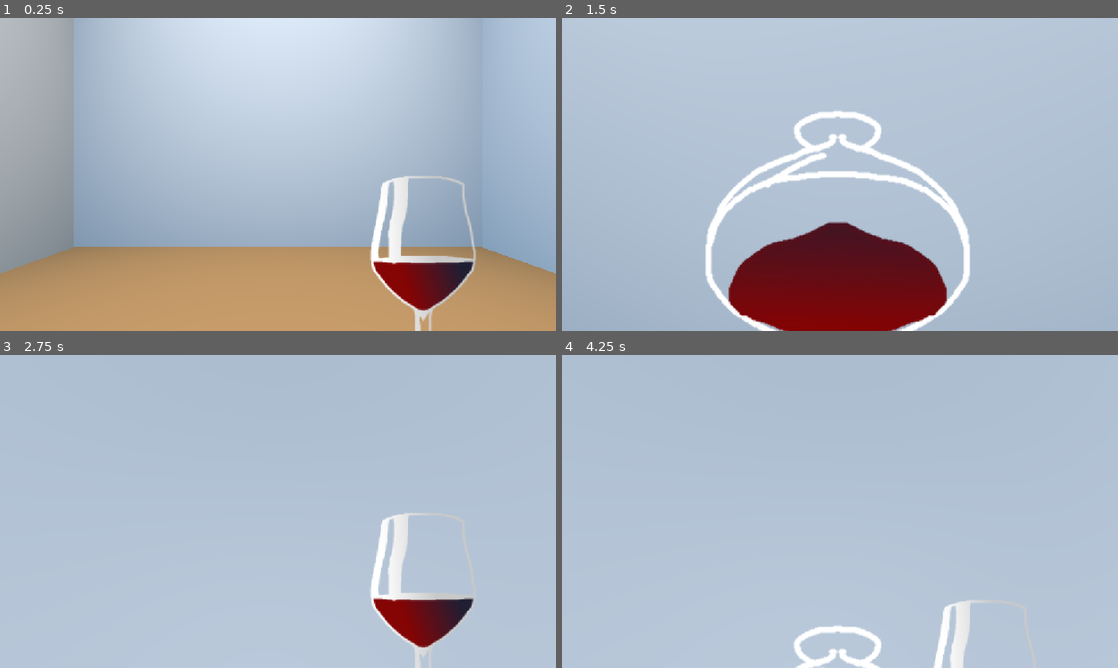
Above: before the commit, frames 1-4 (two rows, left to right).
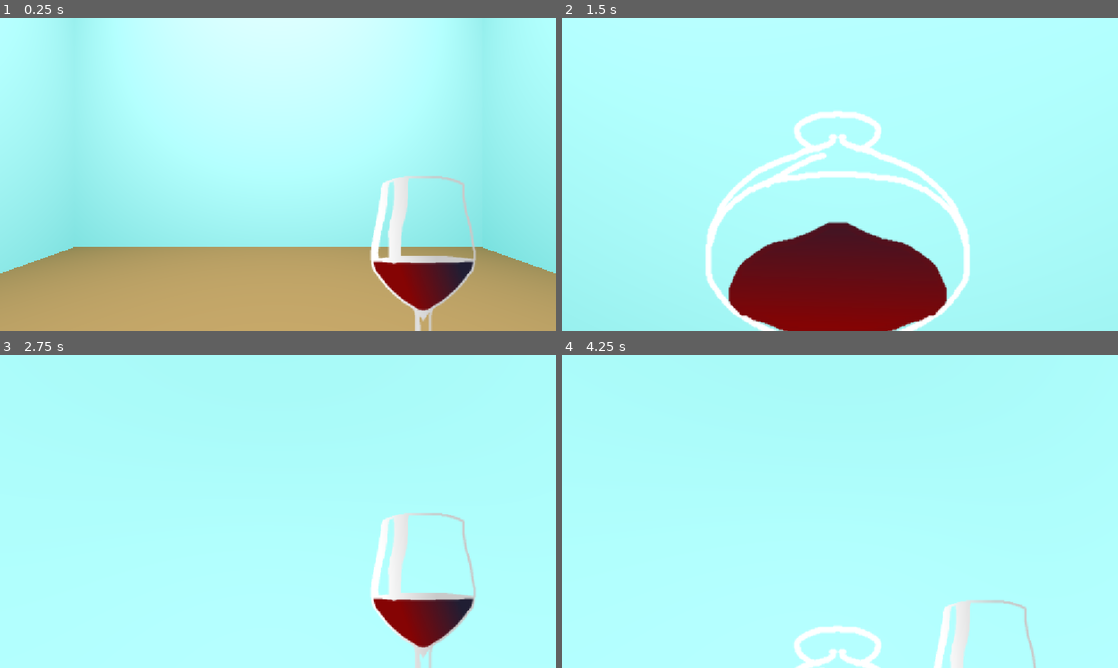
Above: after the commit, the same moments.

Repository: Morogox/Fall2026-HackNC
Game: Godot game, scene res://gallery.tscn
Same seed, same stepped clock (60 frames per second), same inputs: the game is played once before the commit and once after it.
Inputs (mouse positions are in pixels of both pictures, inside the frame that each line leads up to):
- Up to frame 1 (0.25 s): no input
- Up to frame 2 (1.5 s): tap Enter (ui_accept) at 0.5, 0.77 s; move the mouse to (867, 174) at 0.52 s; hold Up (ui_up) from 0.53 s (still down); move the mouse to (812, 174) at 1.27 s
- Up to frame 3 (2.75 s): keep holding Up (ui_up); tap Enter (ui_accept) at 1.52 s; move the mouse to (289, 505) at 2.02 s
- Up to frame 4 (4.25 s): keep holding Up (ui_up); tap Enter (ui_accept) at 2.75, 3.02, 3.5, 3.77 s; move the mouse to (834, 517) at 2.77 s; move the mouse to (878, 514) at 3.52 s

The runs differ from the first frame. In frame 1, 73% of the frame differs, in the area x 0-100%, y 0-82%; in frame 2, 86%; in frame 3, 96%; in frame 4, 98%, in the area x 0-100%, y 0-100%.

Commit message:
feat: adjusted generation and added sky shader

Diff:
--- a/Handlers/floor_plan_generator.gd
+++ b/Handlers/floor_plan_generator.gd
@@ -22,7 +22,7 @@
 
 
 func _ready() -> void:
-	paintings = ImageUtils.total_images
+	paintings = ImageUtils.get_total_slots()
 	generate(paintings)
 
 func generate(painting_count: int) -> void:
--- a/Handlers/paint_hanger.gd
+++ b/Handlers/paint_hanger.gd
@@ -1,43 +1,141 @@
 extends Node3D
 
+enum Slot { IMAGE, PROP, BLANK }
+
 @export var gallery_builder: Node3D
-@export var painting_scenes: Array[PackedScene] = []
-# Stored in order: [0] = square, [1] = portrait, [2] = landscape
+@export var painting_scenes: Array[PackedScene] = []  # [0] square, [1] portrait, [2] landscape
+@export var prop_scenes: Array[PackedScene] = [] # leave empty for no props
+@export var min_same_prop_distance: float = 6.0
+@export var order_slots_by_path: bool = true
+
+var _prop_bag: ShuffleBag
+var _placed_props: Array = []  # [{scene, position}]
 
 
 func _ready() -> void:
+	_prop_bag = ShuffleBag.new(prop_scenes)
 	hang_paintings()
+
 
 
 func hang_paintings() -> void:
 	if painting_scenes.is_empty():
-		push_error("painting_scenes array is empty in Gallery Builder!")
+		push_error("painting_scenes array is empty in Gallery Builder")
 		return
 
-	var shuffled_markers = gallery_builder.painting_slots.duplicate()
-	shuffled_markers.shuffle()
+	var markers: Array = gallery_builder.painting_slots.duplicate()
+	print("markers: %d | images: %d | wanted slots: %d" % [markers.size(), ImageUtils.get_total_images(), ImageUtils.get_total_slots()])
+	if markers.is_empty():
+		return
+	if order_slots_by_path:
+		markers = _order_by_path(markers)
 
-	var paint_amount: int = min(shuffled_markers.size(), ImageUtils.get_total_images())
+	var image_count: int = ImageUtils.get_total_images()
+	if markers.size() < image_count:
+		push_warning("Only %d slots for %d images. %d images won't be shown. The builder should create %d slots (ImageUtils.get_total_slots())."
+			% [markers.size(), image_count, image_count - markers.size(), ImageUtils.get_total_slots()])
 
-	for index in range(paint_amount):
-		var marker = shuffled_markers[index]
+	var plan: Array = _build_plan(markers.size(), image_count)
 
-		# Fetch the specific frame type for this image (SQUARE, PORTRAIT, or LANDSCAPE)
-		var frame_type = ImageUtils.get_texture_frame_type(index)
+	# Shuffled image order so frame types and neighbours are mixed up
+	var image_order: Array = range(mini(image_count, markers.size()))
+	image_order.shuffle()
+	var next_image := 0
 
-		# Ensure the index exists in your array to prevent out-of-bounds errors
-		var scene: PackedScene
-		if frame_type >= 0 and frame_type < painting_scenes.size() and painting_scenes[frame_type] != null:
-			scene = painting_scenes[frame_type]
-		else:
-			push_warning("Missing painting scene for frame type index %d. Falling back to index 0." % frame_type)
-			scene = painting_scenes[0]
+	for i in range(markers.size()):
+		match plan[i]:
+			Slot.IMAGE:
+				_place_painting(markers[i], image_order[next_image])
+				next_image += 1
+			Slot.PROP:
+				_place_prop(markers[i])
+			Slot.BLANK:
+				pass
 
-		var frame = scene.instantiate() as Node3D
 
-		add_child(frame)  # Must happen first so @onready / node tree resolves
-		frame.global_transform = marker.global_transform
+# Every slot gets a role. All images are guaranteed a slot; the remaining
+# slots are props/blanks, spread evenly using stratified placement.
+func _build_plan(total: int, image_count: int) -> Array:
+	var plan: Array = []
+	plan.resize(total)
+	plan.fill(Slot.IMAGE)
 
-		frame._set_image(ImageUtils.get_rescaled_texture(index))
-		frame._set_title(ImageUtils.get_texture_name(index))
-		frame._set_date(Time.get_date_string_from_unix_time(int(ImageUtils.get_texture_unix_time(index))))
+	var special: int = total - mini(image_count, total)
+	if special <= 0:
+		return plan
+
+	var prop_target: int = 0
+	if not prop_scenes.is_empty():
+		prop_target = roundi(special * (1.0 - ImageUtils.get_percent_empty()))
+
+	# Interleave props and blanks evenly (Bresenham-style) so neither clumps
+	var kinds: Array = []
+	for j in range(special):
+		var before := int(j * prop_target / float(special))
+		var after := int((j + 1) * prop_target / float(special))
+		kinds.append(Slot.PROP if after > before else Slot.BLANK)
+
+	# Split the slot list into `special` equal zones and put one non-painting
+	# in a random spot within each. Zones don't overlap, so no collisions.
+	for j in range(special):
+		var lo := int(j * total / float(special))
+		var hi := int((j + 1) * total / float(special)) - 1
+		plan[randi_range(lo, maxi(lo, hi))] = kinds[j]
+
+	return plan
+
+
+func _order_by_path(markers: Array) -> Array:
+	var remaining: Array = markers.duplicate()
+	var ordered: Array = [remaining.pop_front()]
+	while not remaining.is_empty():
+		var last: Vector3 = ordered.back().global_position
+		var best := 0
+		var best_dist := INF
+		for i in range(remaining.size()):
+			var d := last.distance_squared_to(remaining[i].global_position)
+			if d < best_dist:
+				best_dist = d
+				best = i
+		ordered.append(remaining.pop_at(best))
+	return ordered
+
+
+func _place_painting(marker: Node3D, index: int) -> void:
+	var frame_type: int = ImageUtils.get_texture_frame_type(index)
+
+	var scene: PackedScene
+	if frame_type >= 0 and frame_type < painting_scenes.size() and painting_scenes[frame_type] != null:
+		scene = painting_scenes[frame_type]
+	else:
+		push_warning("Missing painting scene for frame type %d. Falling back to index 0." % frame_type)
+		scene = painting_scenes[0]
+
+	var frame := scene.instantiate() as Node3D
+	add_child(frame)  # must happen before the setters
+	frame.global_transform = marker.global_transform
+
+	frame._set_image(ImageUtils.get_rescaled_texture(index))
+	frame._set_title(ImageUtils.get_texture_name(index))
+	frame._set_date(Time.get_date_string_from_unix_time(int(ImageUtils.get_texture_unix_time(index))))
+
+
+func _place_prop(marker: Node3D) -> void:
+	var pos := marker.global_position
+	var scene: PackedScene = _prop_bag.draw(func(s): return _too_close_to_same(s, pos))
+	if scene == null:
+		return
+
+	var prop := scene.instantiate() as Node3D
+	add_child(prop)
+	prop.global_transform = marker.global_transform
+	_placed_props.append({"scene": scene, "position": pos})
+
+
+func _too_close_to_same(scene: PackedScene, pos: Vector3) -> bool:
+	if min_same_prop_distance <= 0.0:
+		return false
+	for p in _placed_props:
+		if p.scene == scene and p.position.distance_to(pos) < min_same_prop_distance:
+			return true
+	return false
--- a/gallery.tscn
+++ b/gallery.tscn
@@ -2,6 +2,7 @@
 
 [ext_resource type="Script" uid="uid://cw714fehjufpv" path="res://gallery.gd" id="1_d3htb"]
 [ext_resource type="PackedScene" uid="uid://bqw625uf0pwu0" path="res://player.tscn" id="2_31do6"]
+[ext_resource type="Material" uid="uid://cw3roorvmhjto" path="res://shadersAndMaterials/skyMat.tres" id="3_tw5dh"]
 [ext_resource type="Script" uid="uid://dv0fs8okjj1lp" path="res://Handlers/floor_plan_generator.gd" id="6_l6m5p"]
 [ext_resource type="PackedScene" uid="uid://daamw62get2u2" path="res://Walls/doorway.tscn" id="7_bvpv7"]
 [ext_resource type="Script" uid="uid://ye53lvov4vuj" path="res://Handlers/gallery_builder.gd" id="7_l6m5p"]
@@ -12,16 +13,13 @@
 [ext_resource type="PackedScene" uid="uid://dbk6r3q2y37qr" path="res://frames/PortraitPrefab.tscn" id="9_p1a2d"]
 [ext_resource type="PackedScene" uid="uid://b3uxytshonunr" path="res://frames/LandscapePrefab.tscn" id="11_tw5dh"]
 
-[sub_resource type="ProceduralSkyMaterial" id="ProceduralSkyMaterial_pb8yt"]
-sky_top_color = Color(0.32864922, 0.672804, 0.93817616, 1)
-
-[sub_resource type="Sky" id="Sky_4wx7g"]
-sky_material = SubResource("ProceduralSkyMaterial_pb8yt")
+[sub_resource type="Sky" id="Sky_tw5dh"]
+sky_material = ExtResource("3_tw5dh")
 
 [sub_resource type="Environment" id="Environment_ptxhn"]
 background_mode = 2
 background_color = Color(0.32915837, 0.3291584, 0.3291584, 1)
-sky = SubResource("Sky_4wx7g")
+sky = SubResource("Sky_tw5dh")
 
 [node name="Gallery" type="Node3D" unique_id=639647967]
 script = ExtResource("1_d3htb")
--- a/imageUtils.gd
+++ b/imageUtils.gd
@@ -11,6 +11,9 @@
 var texture_frame_types: Array[Frame_Types] = []
 var rescaled_textures: Array[ImageTexture] = []
 var total_images: int = 0
+var total_props: int = 0
+var prop_ratio: float = 0.6 # extra prop slots per image (0.25 = 1 prop per 4 images)
+var percent_empty: float = 1.0; # percent chance that prop location is left blank (currently 100% until props are implemented)
 var debug: bool = true
 
 # Rescale textures and pass into array
@@ -22,6 +25,8 @@
 	for i in range(total_images):
 		texture_frame_types[i] = _calc_frame(textures[i])
 		rescaled_textures[i] = _rescale_image(textures[i], texture_frame_types[i])
+
+	calc_total_slots(prop_ratio)
 
 func _calc_frame(texture: ImageTexture) -> Frame_Types:
 	var width: float = float(texture.get_width())
@@ -77,3 +82,15 @@
 	if not _is_valid_index(index):
 		return null
 	return rescaled_textures[index]
+
+func calc_total_slots(percent: float) -> void:
+	total_props = ceili(total_images * percent)
+
+func get_total_props() -> int:
+	return total_props
+
+func get_total_slots() -> int:
+	return total_props + total_images
+
+func get_percent_empty() -> float:
+	return percent_empty
--- /dev/null
+++ b/shadersAndMaterials/skyMat.tres
@@ -0,0 +1,8 @@
+[gd_resource type="ShaderMaterial" format=3 uid="uid://cw3roorvmhjto"]
+
+[ext_resource type="Shader" uid="uid://bblikuld0y1fx" path="res://shadersAndMaterials/skyShader.gdshader" id="1_sftn3"]
+
+[resource]
+shader = ExtResource("1_sftn3")
+shader_parameter/color1 = Color(9.62615e-07, 0.8444727, 0.824111, 1)
+shader_parameter/color2 = Color(0.96315867, 0.9871636, 0.99999994, 1)
--- /dev/null
+++ b/shadersAndMaterials/skyShader.gdshader
@@ -0,0 +1,66 @@
+
+shader_type sky;
+
+uniform vec4 color1 : source_color = vec4(0.0, 0.0, 0.0, 1.0);
+uniform vec4 color2 : source_color = vec4(1.0, 1.0, 1.0, 1.0);
+
+vec3 lerpColor(vec4 colorA, vec4 colorB, float value) {
+    float clampedValue = clamp(value, 0.0, 1.0);
+
+    return mix(colorA.rgb, colorB.rgb, clampedValue);
+}
+
+
+// Fractional part for noise generation
+vec3 hash3(vec3 p) {
+    p = vec3(dot(p, vec3(127.1, 311.7, 74.7)),
+             dot(p, vec3(269.5, 183.3, 246.1)),
+             dot(p, vec3(113.5, 271.9, 124.6)));
+    return fract(sin(p) * 43758.5453123);
+}
+
+vec4 voronoi3d(vec3 x) {
+    vec3 p = floor(x);
+    vec3 f = fract(x);
+
+    float min_dist = 8.0;
+    vec3 closest_cell = vec3(0.0);
+
+    // Loop through 3x3x3 neighboring cells
+    for (int k = -1; k <= 1; k++) {
+        for (int j = -1; j <= 1; j++) {
+            for (int i = -1; i <= 1; i++) {
+                vec3 cell_offset = vec3(float(i), float(j), float(k));
+                // Get random position inside the cell boundary
+                vec3 cell_position = hash3(p + cell_offset);
+
+                // Vector from input point to the random cell point
+                vec3 r = cell_offset + cell_position - f;
+                float d = dot(r, r); // Squared distance for performance
+
+                if (d < min_dist) {
+                    min_dist = d;
+                    closest_cell = cell_offset + cell_position + p;
+                }
+            }
+        }
+    }
+
+    // Return sqrt of distance for true Euclidean distance, and cell center
+    return vec4(sqrt(min_dist), closest_cell);
+}
+
+void sky() {
+    float phi = SKY_COORDS.x * PI * 2.0;
+    float theta = SKY_COORDS.y * PI;
+    vec3 dir = vec3(sin(theta) * sin(phi), cos(theta), sin(theta) * cos(phi));
+    vec3 rotated_dir = vec3(dir.x, -dir.z, dir.y);
+
+    vec2 rotated_uv;
+    rotated_uv.x = atan(rotated_dir.x, rotated_dir.z) / (PI * 2.0) + 0.5;
+    rotated_uv.y = acos(rotated_dir.y) / PI;
+
+	vec4 voronoi = voronoi3d(vec3(rotated_uv*15.0,TIME*0.4));
+	float value = pow(voronoi.r,2);
+    COLOR = lerpColor(color1, color2, value);
+}
--- /dev/null
+++ b/shuffle_bag.gd
@@ -0,0 +1,39 @@
+class_name ShuffleBag
+extends RefCounted
+
+var _items: Array = []
+var _bag: Array = []
+var _last = null
+
+
+func _init(items: Array) -> void:
+	_items = items.filter(func(x): return x != null)
+
+
+func draw(reject: Callable = Callable()):
+	if _items.is_empty():
+		return null
+
+	if _bag.is_empty():
+		_refill()
+
+
+	var pick_index := _bag.size() - 1
+	if reject.is_valid():
+		for i in range(_bag.size() - 1, -1, -1):
+			if not reject.call(_bag[i]):
+				pick_index = i
+				break
+
+	_last = _bag[pick_index]
+	_bag.remove_at(pick_index)
+	return _last
+
+
+func _refill() -> void:
+	_bag = _items.duplicate()
+	_bag.shuffle()
+	if _bag.size() > 1 and _bag.back() == _last:
+		var tmp = _bag[0]
+		_bag[0] = _bag.back()
+		_bag[_bag.size() - 1] = tmp
Binary file added: demoImages/DSC04627-min-800x534.webp
Not shown, added: demoImages/DSC04627-min-800x534.webp.import
Binary file added: demoImages/Famous-Italian-Paintings.webp
Not shown, added: demoImages/Famous-Italian-Paintings.webp.import
Binary file added: demoImages/IMG_1782395790716_master.webp
Not shown, added: demoImages/IMG_1782395790716_master.webp.import
Binary file added: demoImages/Italian-Paintings.webp
Not shown, added: demoImages/Italian-Paintings.webp.import
Binary file added: demoImages/Nascita-di-Venere-21.08.2023-1024x683.webp
Not shown, added: demoImages/Nascita-di-Venere-21.08.2023-1024x683.webp.import
Binary file added: demoImages/s-l1600.webp
Not shown, added: demoImages/s-l1600.webp.import
(and 3 more such lines)
